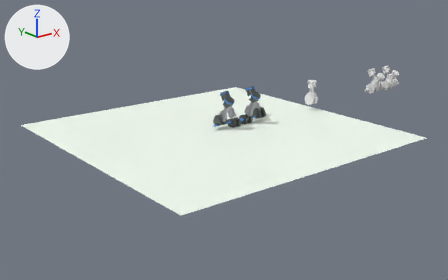
The Blender file piston.blend: old version first, new version second.
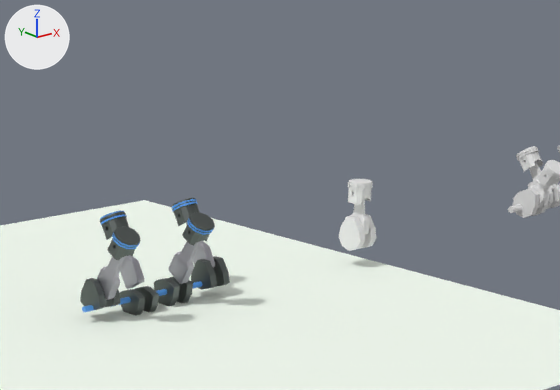
There are two pictures of each version: one whole from a 50 mm lens placed at (-140.0, -109.5, 35.4), pointed at (-48.1, 5.3, -10.5), one close up on the part from 41% to 85% of the width and 6% to 55% of the height. The lights are fixed; the arrows at upper left show +X, +Y and +Z.

Before the edit, the objects in view are built like this:
```python
ob_cube_004 = bpy.data.objects.new('Cube.004', me_cube_013)
ob_cube_004.location = (18.4, 0.01, -3.68)
ob_cube_004.rotation_euler = (0.0, 0.604, 1.571)  # degrees (0, 35, 90)
ob_cube_004.scale = (0.708, 0.957, 0.874)
ob_cylinder_006 = bpy.data.objects.new('Cylinder.006', me_cylinder_015)
ob_cylinder_006.location = (-44.74, -2.32, 1.51)
ob_cylinder_006.rotation_euler = (0.483, 0.211, -0.381)  # degrees (28, 12, -22)
ob_cylinder_006.scale = (1.09, 1.09, 0.631)
ob_cylinder_008 = bpy.data.objects.new('Cylinder.008', me_cylinder_017)
ob_cylinder_008.location = (-48.75, 4.1, 1.3)
ob_cylinder_008.rotation_euler = (-0.483, -0.211, -0.381)  # degrees (-28, -12, -22)
ob_cylinder_008.scale = (1.09, 1.09, 0.631)
ob_cylinder_010 = bpy.data.objects.new('Cylinder.010', me_cylinder_020)
ob_cylinder_010.location = (-52.74, -2.32, 1.51)
ob_cylinder_010.rotation_euler = (0.483, 0.211, -0.381)  # degrees (28, 12, -22)
ob_cylinder_010.scale = (1.09, 1.09, 0.631)
ob_cylinder_012 = bpy.data.objects.new('Cylinder.012', me_cylinder_013)
ob_cylinder_012.location = (-40.75, 4.1, 1.3)
ob_cylinder_012.rotation_euler = (-0.483, -0.211, -0.381)  # degrees (-28, -12, -22)
ob_cylinder_012.scale = (1.09, 1.09, 0.631)
ob_cylinder_014 = bpy.data.objects.new('Cylinder.014', me_cylinder_027)
ob_cylinder_014.location = (-50.73, 0.82, -4.64)
ob_cylinder_014.rotation_euler = (1.571, 1.571, 1.571)  # degrees (90, 90, 90)
ob_cylinder_014.scale = (0.248, 0.248, 0.98)
ob_cylinder_016 = bpy.data.objects.new('Cylinder.016', me_cylinder_028)
ob_cylinder_016.location = (-46.72, 0.82, -4.64)
ob_cylinder_016.rotation_euler = (1.571, 1.571, 1.571)  # degrees (90, 90, 90)
ob_cylinder_016.scale = (0.248, 0.248, 0.98)
ob_cylinder_017 = bpy.data.objects.new('Cylinder.017', me_cylinder_029)
ob_cylinder_017.location = (-42.66, 0.82, -4.64)
ob_cylinder_017.rotation_euler = (1.571, 1.571, 1.571)  # degrees (90, 90, 90)
ob_cylinder_017.scale = (0.248, 0.248, 0.98)
ob_cylinder_018 = bpy.data.objects.new('Cylinder.018', me_cylinder_026)
ob_cylinder_018.location = (-53.93, 0.82, -4.64)
ob_cylinder_018.rotation_euler = (1.571, 1.571, 1.571)  # degrees (90, 90, 90)
ob_cylinder_018.scale = (0.248, 0.248, 0.654)
# also in view: 'Cylinder.009' at (-48.7, 0.8, -5.1); 'Cube' at (1.2, -1.7, -1.6); 'Cube.007' at (-44.7, -0.6, -1.2); 'Cube.008' at (-48.7, 2.4, -1.4); 'Cube.009' at (-52.7, -0.6, -1.2)
```
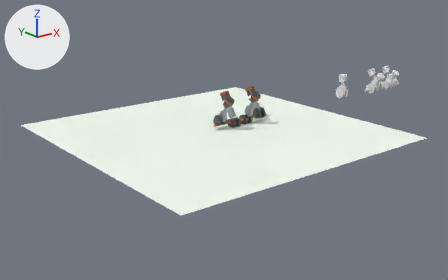
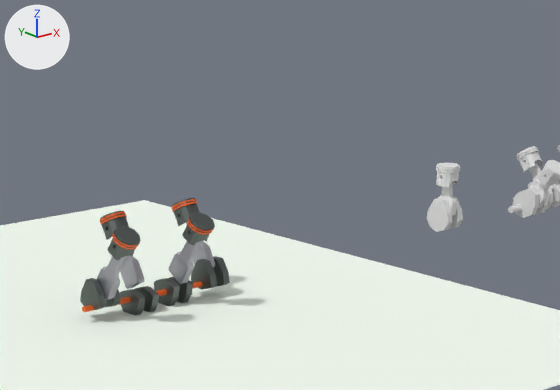
Changed parts and their boxes [x1, y1, x2, y2] in the close-ups (560 x 390 px):
'Cylinder.004', moved
    before: [339, 216, 365, 251]
    after: [427, 198, 453, 232]
'Cylinder.010', recoloured (blue to orange)
    both: [110, 230, 141, 253]
'Cylinder.006', recoloured
    both: [185, 215, 215, 238]
'Cube.002', moved
    before: [348, 188, 372, 204]
    after: [436, 171, 459, 187]
'Cube.003', moved
    before: [350, 199, 369, 234]
    after: [438, 183, 457, 216]
'Cylinder.008', recoloured
    both: [100, 210, 127, 239]
'Cylinder.012', recoloured (blue to orange)
    both: [172, 198, 198, 223]
'Cylinder.003', moved
    before: [348, 179, 373, 190]
    after: [436, 163, 460, 173]
'Cylinder.005', moved
    before: [360, 214, 376, 249]
    after: [447, 197, 463, 230]
'Cylinder.014', recoloured
    both: [118, 297, 131, 305]
'Cylinder.018', recoloured
    both: [82, 305, 94, 312]
'Cylinder.016', recoloured
    both: [156, 289, 167, 296]
'Cylinder.017', recoloured
    both: [192, 281, 202, 289]

Edits to the bpy script that builds the scene:
```text
Change mat_crank_color:
    mat_crank_color.base_color: (0.0868, 0.322, 0.8) -> (0.8, 0.114, 0.0067)  # blue #539ae7 -> orange #e75f13
Change ob_cylinder_003:
    ob_cylinder_003.location: (-23.27, -0.13, 1.55) -> (-11.22, -0.13, 1.55)
Change ob_cube_002:
    ob_cube_002.location: (-23.27, -0.12, 1.09) -> (-11.22, -0.12, 1.09)
Change ob_cube_003:
    ob_cube_003.location: (-23.23, -0.12, -2.24) -> (-11.18, -0.12, -2.24)
Change ob_cylinder_004:
    ob_cylinder_004.location: (-23.98, -0.02, -2.92) -> (-11.93, -0.02, -2.92)
Change ob_cylinder_005:
    ob_cylinder_005.location: (-22.48, -0.02, -2.92) -> (-10.43, -0.02, -2.92)
```
